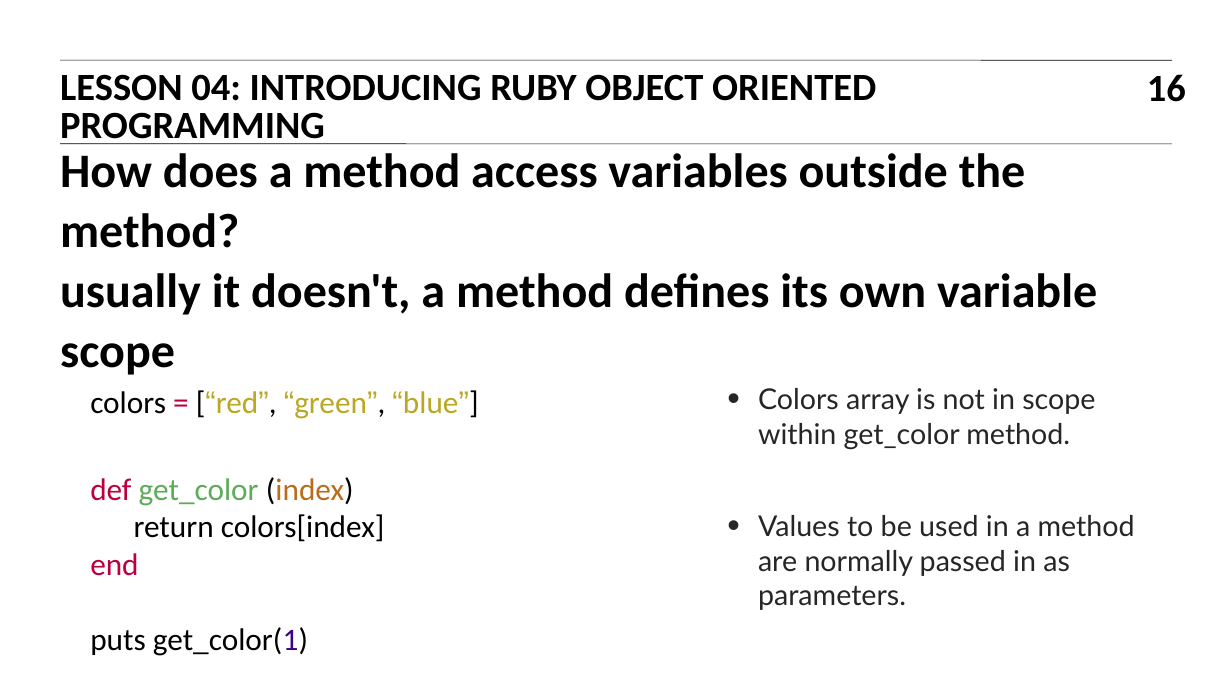
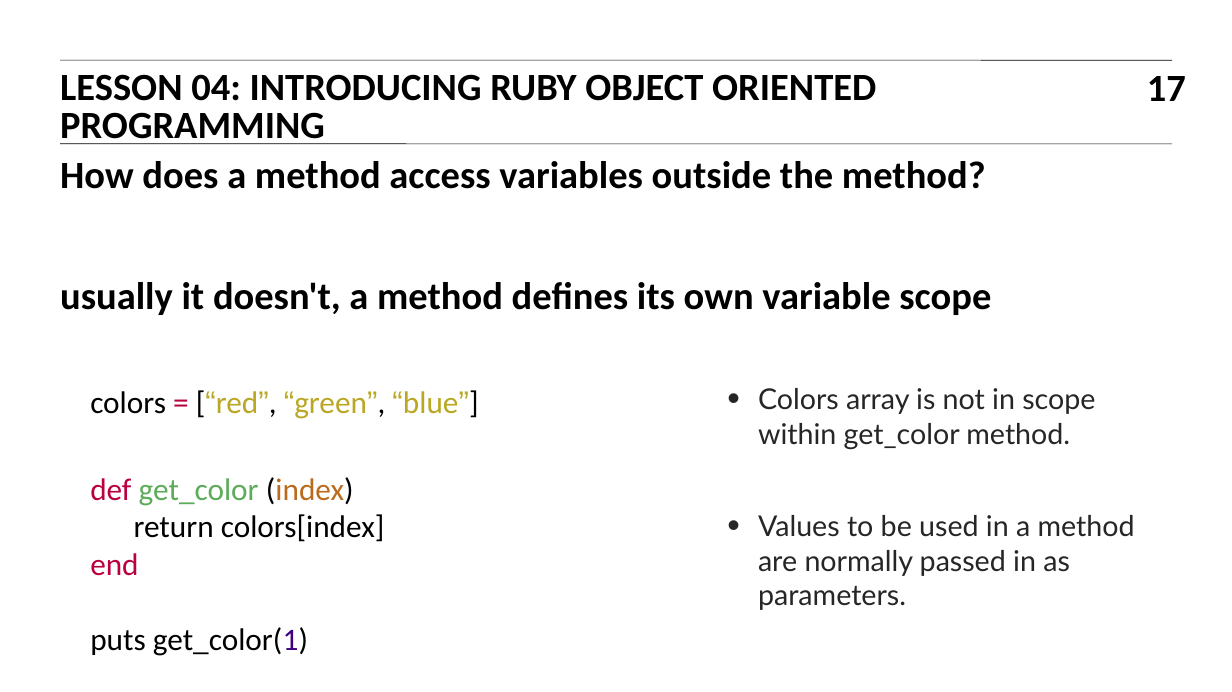
Before and after one commit to TravisGriffiths/ITR-BOS-01, a slide deck: slide 17 of Slides/04_ITR_slides.ppt (slide 16 before the commit). Drawn at 1232x692 pixels with LibreOffice and Linux fonts; fonts in the diff are those of the drawing. Boxes give left, top, right and bottom in pixels: in the first picture for what was removed or moved away, otherwise in the second. Text is boxed around its words. In the diff, an @@ line names an element or a change of style, - is before the commit and + after.

Commit message:
Slide modifications

```diff
--- a/Slides/04_ITR_slides.ppt
+++ b/Slides/04_ITR_slides.ppt
@@ page number at (1147,76,1186,101): text changed @@
-16
+17
@@ title "How does a method access ..." at (60,161,991,315): size 40 to 32 pt @@
```
